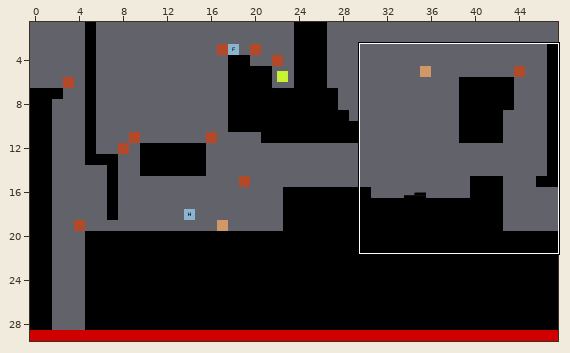
A Tiled map gets an edit: maps/level_02.tmx. The picture above shows the old version from afar; the outline marks the close-up.
Close-up. Earlier state:
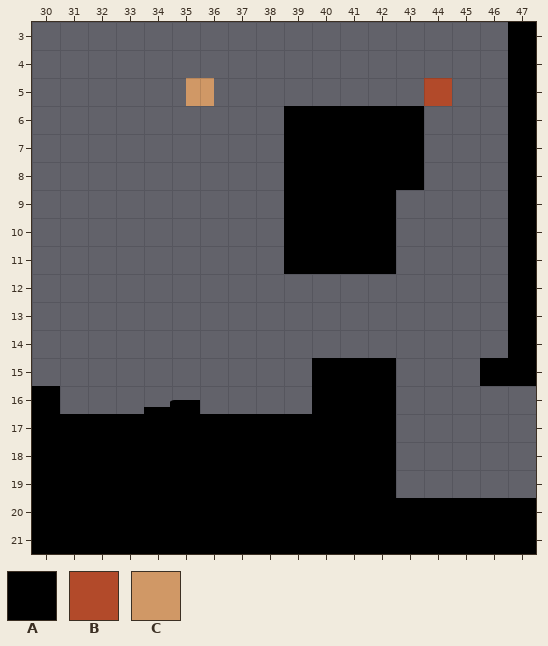
Cells are 64x64 px. Shown: x 30..47, y 3..21. The commit also changed other parts of the map, which this record leaves out.
Key: from "tileset": A 78, B 81, C 85.
_ is an empty cell.
Objects are placed by their top-left corner, in cells (3,4 is the top-left corner of cell 3,4); size is 1x1 cell unless given.
Layers that did not change in this view are not listed.
Layer "layer_platforms" before, first column x 30:
 3 _________________A
 4 _________________A
 5 _________________A
 6 _________AAAAA___A
 7 _________AAAAA___A
 8 _________AAAAA___A
 9 _________AAAA____A
10 _________AAAA____A
11 _________AAAA____A
12 _________________A
13 _________________A
14 _________________A
15 __________AAA___AA
16 A_________AAA_____
17 AAAAAAAAAAAAA_____
18 AAAAAAAAAAAAA_____
19 AAAAAAAAAAAAA_____
20 AAAAAAAAAAAAAAAAAA
21 AAAAAAAAAAAAAAAAAA
Objects on layer "Box" before:
C at 35.5,5
After the commit:
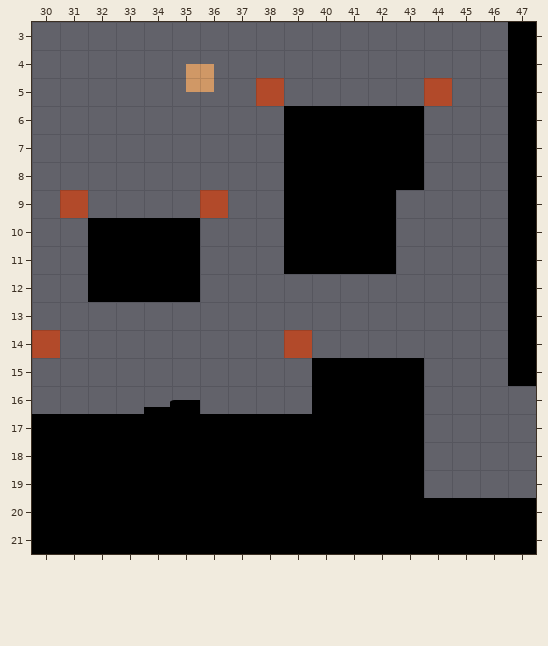
What changed:
Changed rows in their new state; . is an unchanged cell.
Layer "layer_limits":
first column x 38:
 5 B
first column x 31:
 9 B....B
first column x 30:
14 B........B
Layer "layer_platforms":
first column x 30:
10 ..AAAA...........
11 ..AAAA...........
12 ..AAAA...........
15 .............A.._
16 _............A...
17 .............A...
18 .............A...
19 .............A...
Layer "Box":
changed: C at 35.5,5 -> C at 35.5,4.5
Pixel boxes of the changes (left, top, right, bottom) in both close-ups:
changed: (186, 64, 214, 106)
added: (256, 78, 284, 106)
added: (60, 190, 228, 302)
added: (32, 330, 60, 358)
added: (284, 330, 312, 358)
added: (396, 358, 424, 498)
removed: (480, 358, 508, 386)
removed: (32, 386, 60, 414)
